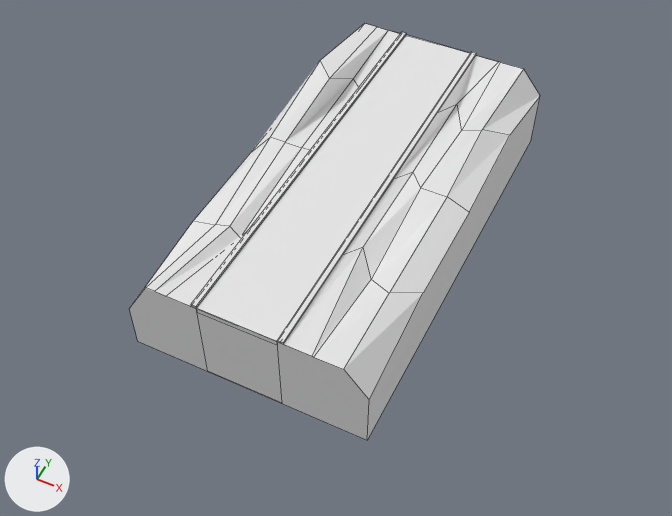
Two versions of the Blender file Assets/new files/Cliff.blend, one commit apart.
Camera for both pictures: a 50 mm camera at (47.9, -86.7, 103.7) aimed at (1.2, 6.8, -13.1). Arrows for +X, +Y and +Z are at lower left; the lights stay in place. Mesh edges are drawn as thin lines.
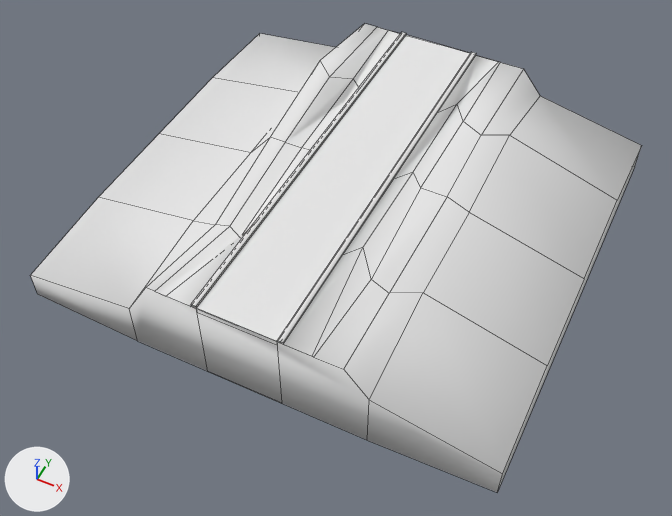
The change, as a list of edits to the scene's bpy script:
```text
Change me_cube_001:
    used by ob_cube_001; location = (0.0, -55.0, -10.6); scale = (9.6, 9.6, 9.6)
    remove me_cube_001.from_pydata(...)  # 68 vertices, 44 faces; spans x -2.09..2.1, y 3.53..11.25, z -0.51..1.54
    add me_cube_001.from_pydata(...)  # 82 vertices, 58 faces; spans x -4.13..4.18, y 3.53..11.25, z -0.51..1.58
    me_cube_001 part 1
    2 faces are deleted
    3 vertices move from x -1.2..1.69, y 8.82..9.32, z 0.87..1.54 to x -1.2..1.69, y 8.82..9.32, z 1.09..1.58
    14 vertices are added at x -4.13..4.18, y 3.53..11.25, z -0.4..0.4
    16 new faces join them
    me_cube_001 part 2: 42 kept faces spanning x -2.09..2.1, y 3.53..11.25, z -0.51..1.58 are now shaded smooth
```

Pixel boxes (x1, y1, x2, y2) of what changed, in the pictures (672 x 516 px):
'Cube.001', reshaped (49% wider, 12% taller): before (130, 24, 540, 440); after (31, 24, 642, 492)
part 1 of me_cube_001, built on: before (286, 24, 540, 440); after (31, 24, 642, 492)
part 2 of me_cube_001, shading changed: (130, 33, 498, 440) in both
